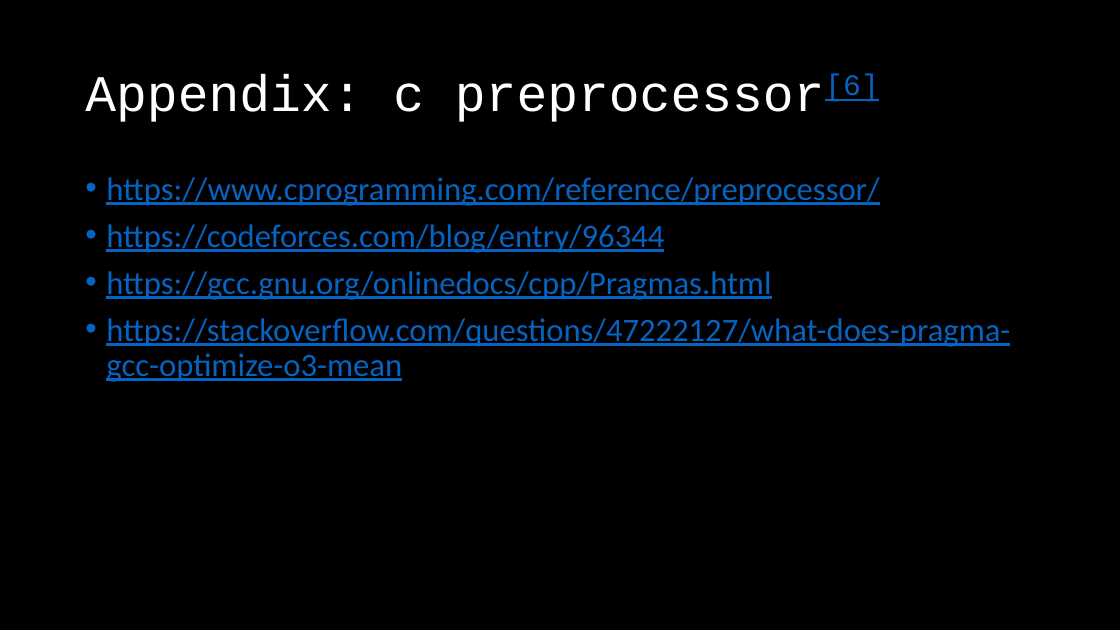
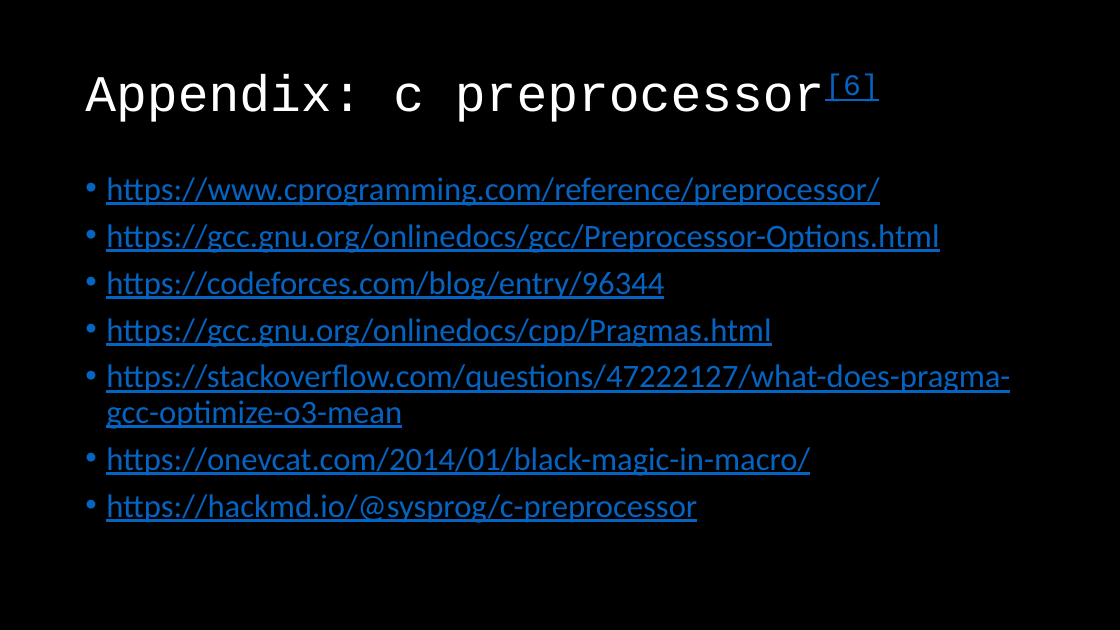
Before and after one commit to OEmiliatanO/those_c_prog_didnt_teach, a slide deck: slide 84 of Ch1/Ch1-basic.pptx (slide 88 before the commit). Drawn at 1120x630 pixels with LibreOffice and Linux fonts; fonts in the diff are those of the drawing. Boxes give left, top, right and bottom in pixels: in the first picture for what was removed or moved away, otherwise in the second. Text is boxed around its words. In the diff, an @@ line names an element or a change of style, - is before the commit and + after.

```diff
--- a/Ch1/Ch1-basic.pptx
+++ b/Ch1/Ch1-basic.pptx
@@ text at (106,224,939,253): paragraph added @@
+• https://gcc.gnu.org/onlinedocs/gcc/Preprocessor-Options.html
@@ text at (106,447,810,523): paragraphs added @@
+• https://onevcat.com/2014/01/black-magic-in-macro/
+• https://hackmd.io/@sysprog/c-preprocessor
```
Also in this commit, not shown: 8 other slides changed, 1 slide added, 5 slides removed, 1 other file.
